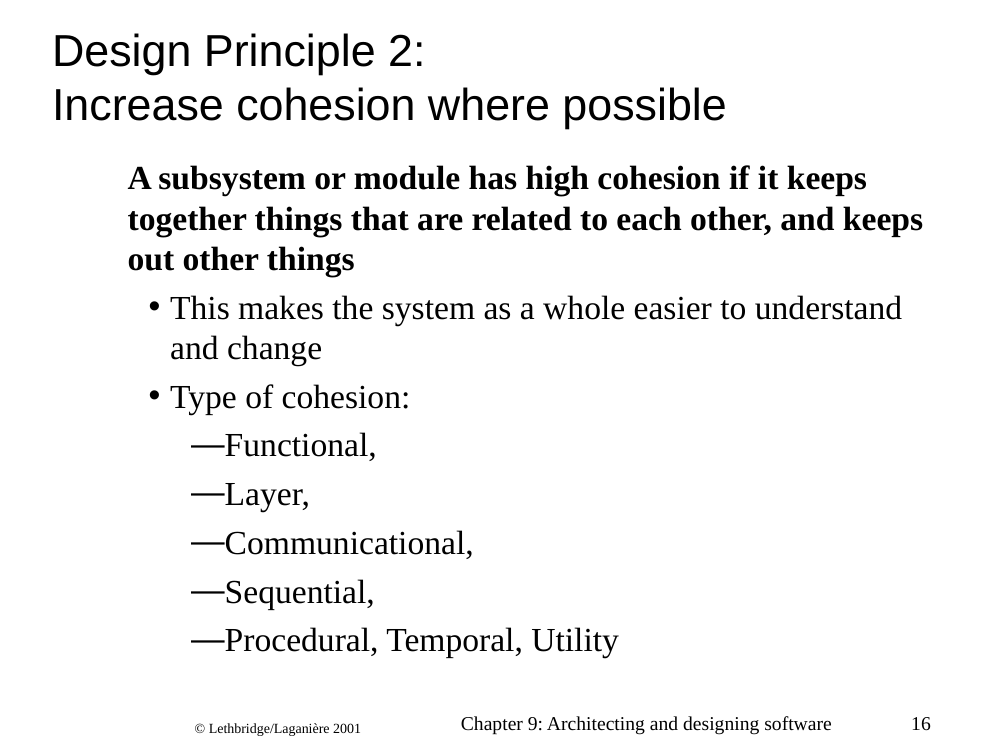
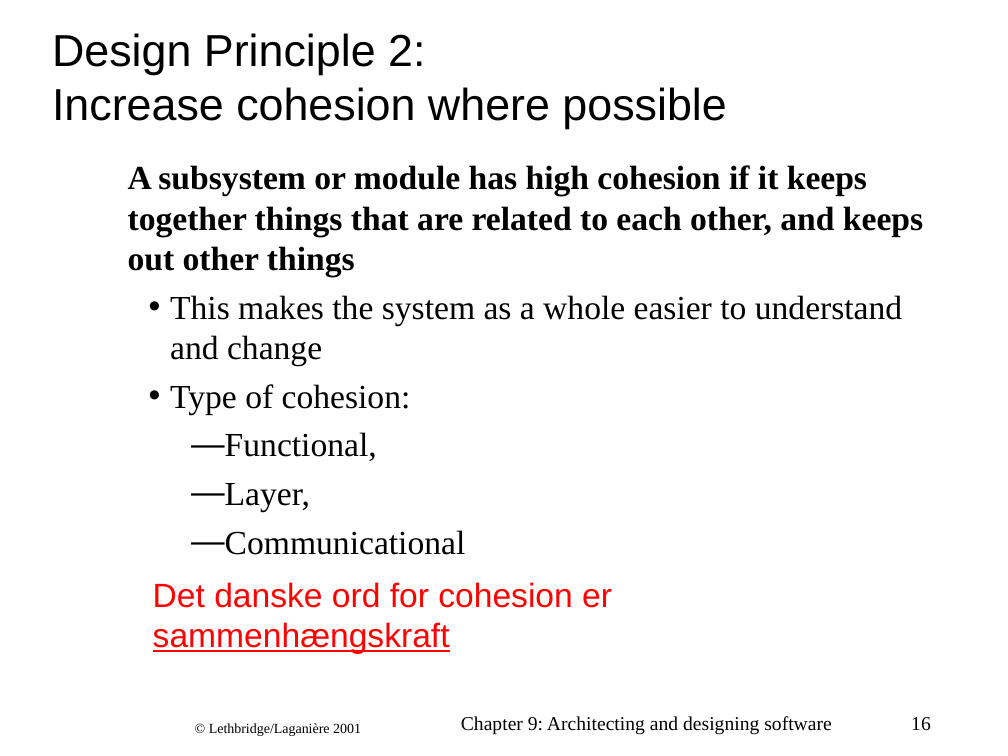
Before and after one commit to CphBusCosSem2/week9-14-Project-part-1, a slide deck: slide 16 of arch-LethbridgeLaganiere_ch09.ppt. Drawn at 1008x756 pixels with LibreOffice and Linux fonts; fonts in the diff are those of the drawing; background and template pictures are left out. Boxes give left, top, right and bottom in pixels: in the first picture for what was removed or moved away, otherwise in the second. Text is boxed around its words. In the diff, an @@ line names an element or a change of style, - is before the commit and + after.

```diff
--- a/arch-LethbridgeLaganiere_ch09.ppt
+++ b/arch-LethbridgeLaganiere_ch09.ppt
@@ text at (x1=225, y1=530, x2=466, y2=555): text changed @@
-    — Communicational,
-    — Sequential,
-    — Procedural, Temporal, Utility
+    — Communicational
@@ text added at (x1=153, y1=582, x2=612, y2=654), 24 pt, text #FF0000 @@
+Det danske ord for cohesion er
+sammenhængskraft
```
Also in this commit, not shown: 15 other slides changed, 1 slide added, 1 slide removed, 1 other file.
